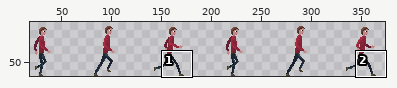
One commit to this sprite sheet: Game/Assets/Sprites/Character_64px_running.png. Above, an overview of the earlier version with the close-up marked.
Close-up. Old version:
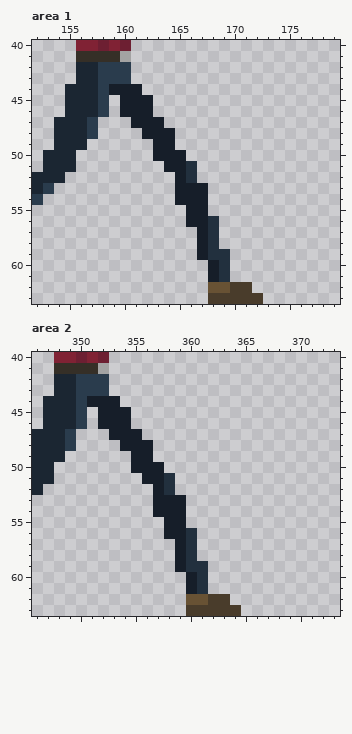
The file is 384x64 pixels. Shown: area 1: x 152..179, y 40..63; area 2: x 346..373, y 40..63. The wide view leaves out empty margins.
Once edited:
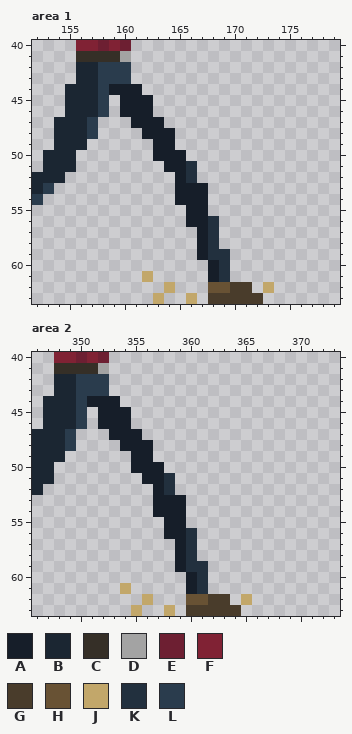
Palette (. is transparent): A #161e29  B #1b2632  C #352f27  D #a3a3a3  E #6d1f32  F #802234  G #493c2b  H #685234  J #c2a76a  K #22303e  L #2a3c4d
The exact change:
Changed rows in their new state; - is an unchanged pixel.
Area 1:
first column x 162:
61 J-----------
62 --J--------J
63 -J--J-------
Area 2:
first column x 354:
61 J-----------
62 --J--------J
63 -J--J-------
Where, in picture pixels (left, top, right, bottom), the same in both close-ups:
added: (142, 271, 197, 304)
added: (263, 282, 274, 293)
added: (120, 583, 175, 616)
added: (241, 594, 252, 605)
